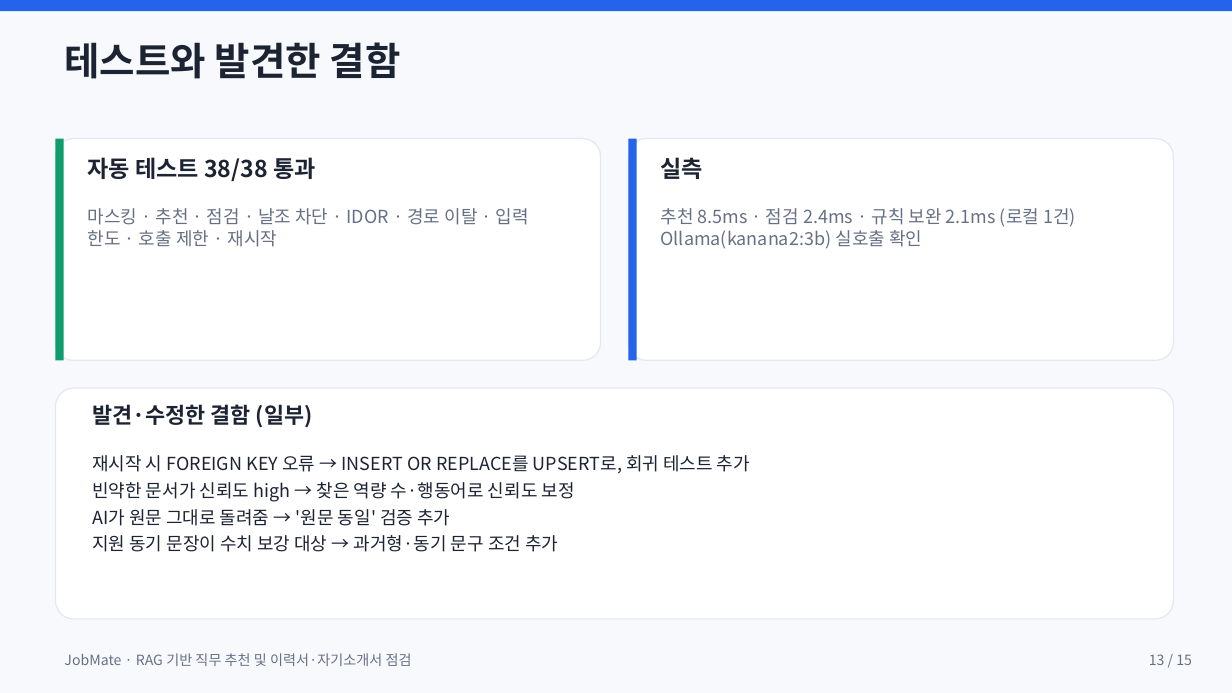
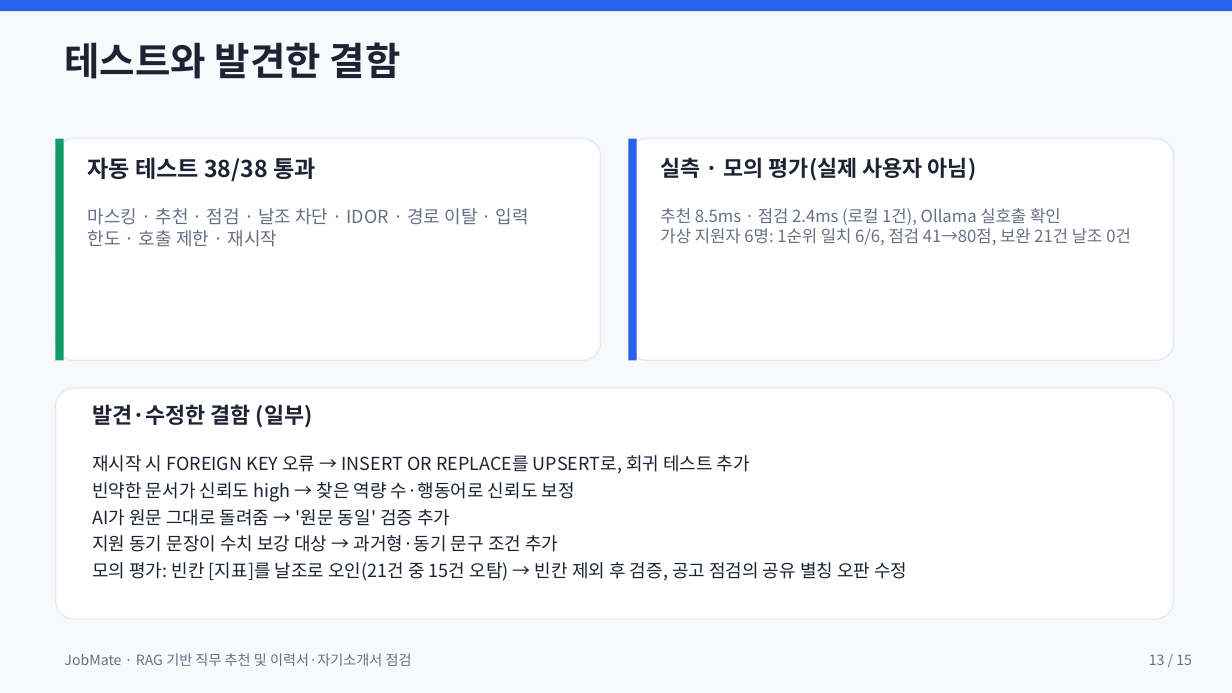
Before and after one commit to mycom0216/jobmate, a slide deck: slide 13 of docs/JobMate_발표자료.pptx. Drawn at 1232x693 pixels with LibreOffice and Linux fonts; fonts in the diff are those of the drawing. Boxes give left, top, right and bottom in pixels: in the first picture for what was removed or moved away, otherwise in the second. Text is boxed around its words. In the diff, an @@ line names an element or a change of style, - is before the commit and + after.

```diff
--- a/docs/JobMate_발표자료.pptx
+++ b/docs/JobMate_발표자료.pptx
@@ text at (660,157,977,181): text changed; size 18 to 17 pt @@
-실측
+실측 · 모의 평가(실제 사용자 아님)
@@ text at (660,208,1131,245): text changed; size 14 to 13 pt @@
-추천 8.5ms · 점검 2.4ms · 규칙 보완 2.1ms (로컬 1건)
-Ollama(kanana2:3b) 실호출 확인
+추천 8.5ms · 점검 2.4ms (로컬 1건), Ollama 실호출 확인
+가상 지원자 6명: 1순위 일치 6/6, 점검 41→80점, 보완 21건 날조 0건
@@ text at (92,562,907,581): paragraph added @@
+모의 평가: 빈칸 [지표]를 날조로 오인(21건 중 15건 오탐) → 빈칸 제외 후 검증, 공고 점검의 공유 별칭 오판 수정
```
Also in this commit, not shown: 1 other slide changed, 2 other files.
